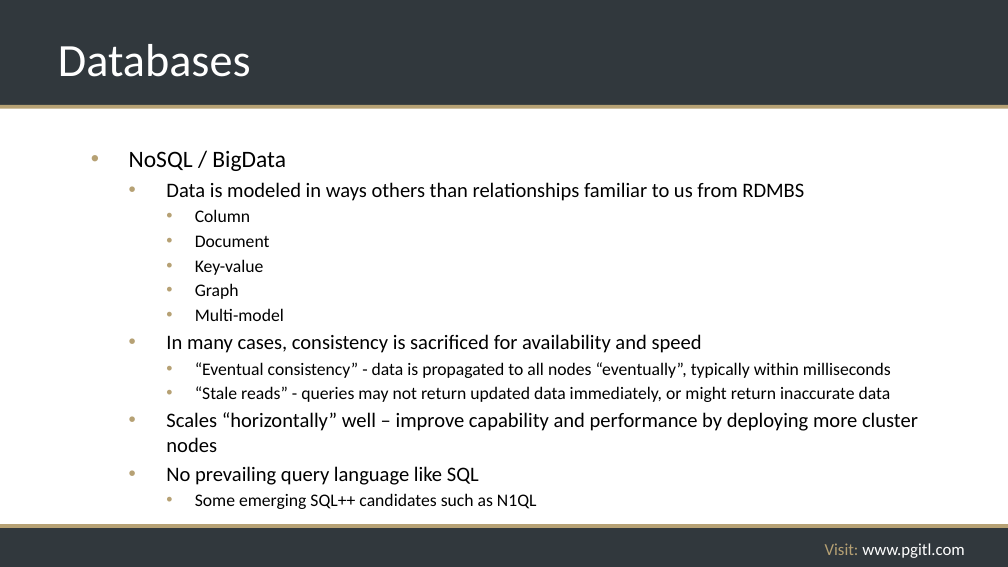
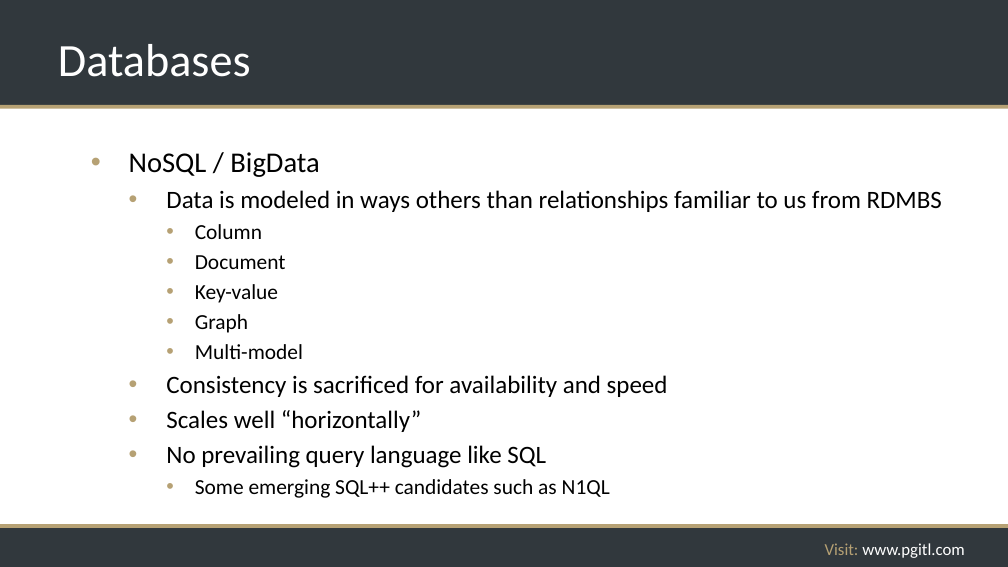
Before and after one commit to rikkouri/project-a, a slide deck: slide 187 of Programming Foundations.pptx (slide 185 before the commit). Drawn at 1008x567 pixels with LibreOffice and Linux fonts; fonts in the diff are those of the drawing; background and template pictures are left out. Boxes give left, top, right and bottom in pixels: in the first picture for what was removed or moved away, otherwise in the second. Text is boxed around its words. In the diff, an @@ line names an element or a change of style, - is before the commit and + after.

```diff
--- a/Programming Foundations.pptx
+++ b/Programming Foundations.pptx
@@ text at [129, 152, 942, 498]: size 22.4 to 27.2 pt in "NoSQL / BigData"; size 19.6 to 23.8 pt in "Data is modeled in ways others than ...", "No prevailing query language like SQL"; size 16.8 to 20.4 pt in "Column", "Document", "Key-value", "Graph" and 2 more places @@
@@ text at [166, 375, 668, 432]: text changed; size 16.8 to 23.8 pt @@
-  • In many cases, consistency is sacrificed for availability and speed
-    • “Eventual consistency” - data is propagated to all nodes “eventually”, typically within milliseconds
-    • “Stale reads” - queries may not return updated data immediately, or might return inaccurate data
-  • Scales “horizontally” well – improve capability and performance by deploying more cluster nodes
+  • Consistency is sacrificed for availability and speed
+  • Scales well “horizontally”
```
Also in this commit, not shown: 14 other slides changed, 6 slides added, 4 slides removed, 3 other files.
